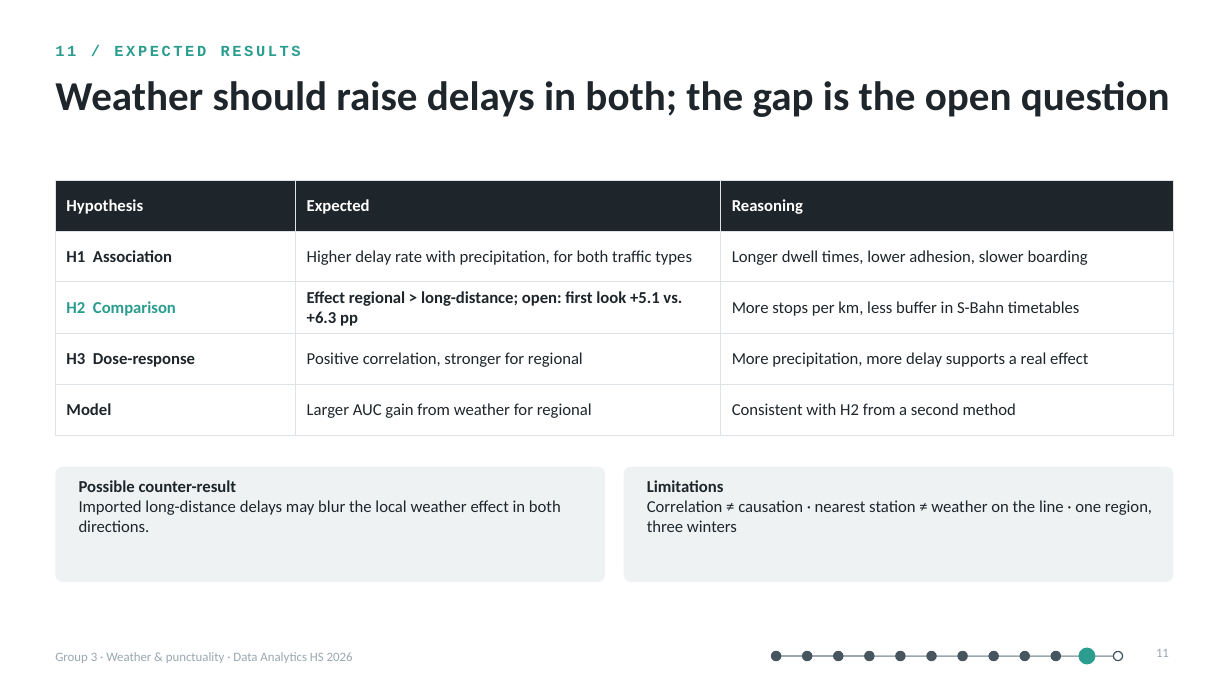
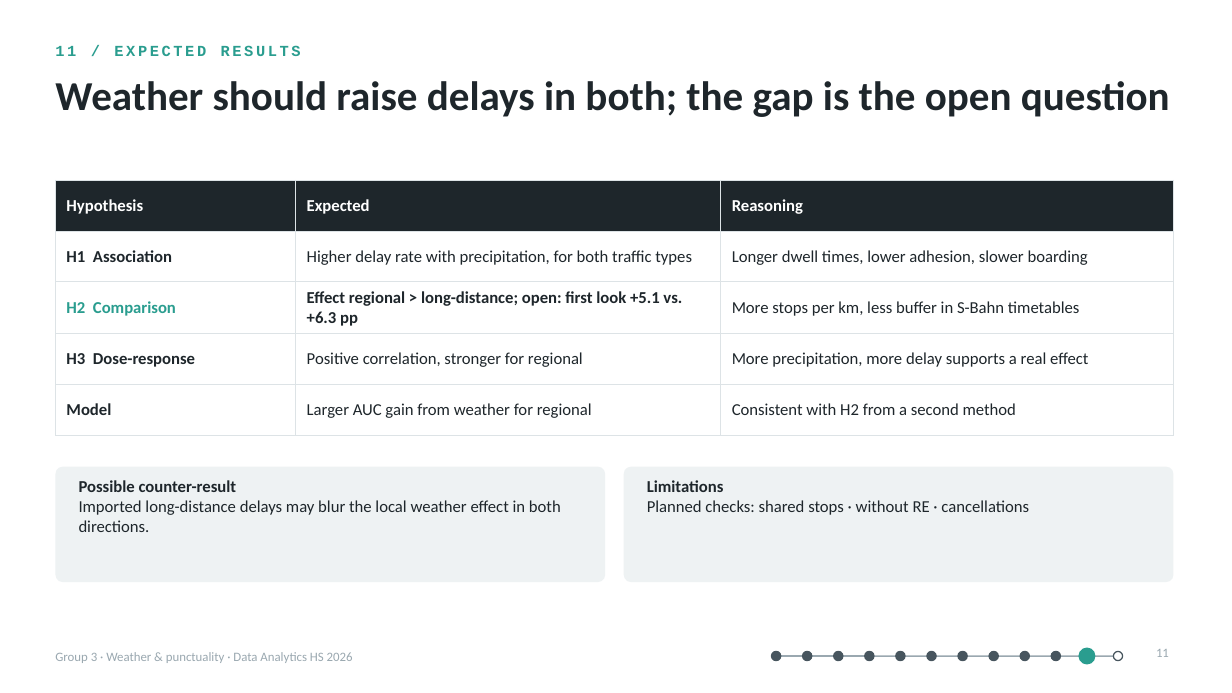
Before and after one commit to rexheeri/da-projekt-hs26, a slide deck: slide 11 of presentation/concept_presentation_group_03.pptx. Drawn at 1232x693 pixels with LibreOffice and Linux fonts; fonts in the diff are those of the drawing. Boxes give left, top, right and bottom in pixels: in the first picture for what was removed or moved away, otherwise in the second. Text is boxed around its words. In the diff, an @@ line names an element or a change of style, - is before the commit and + after.

```diff
--- a/presentation/concept_presentation_group_03.pptx
+++ b/presentation/concept_presentation_group_03.pptx
@@ text at [647,500,1029,515]: text changed @@
-Correlation ≠ causation · nearest station ≠ weather on the line · one region, three winters
+Planned checks: shared stops · without RE · cancellations
```
Also in this commit, not shown: 3 other files.
